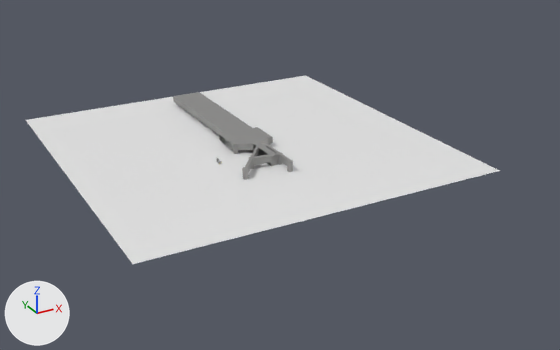
Two versions of the Blender file PPI_Pier5.blend, one commit apart.
Camera for both pictures: a 50 mm camera at (-359.0, -665.0, 320.0) aimed at (25.0, 33.0, -29.0). Lighting does not change. The marker at lower left points along +X, +Y and +Z.

The older version as bpy lines, for what is in view:
```python
me_plane = bpy.data.meshes.new('Plane')
me_plane.from_pydata(...)  # 769 vertices, 482 faces, 7 loose edges; spans x -11.1..6.0, y -1.2..1.0, z -0.2..11.5
me_plane.materials.append(mat_steel_wall)  # its picture is missing
me_plane_004 = bpy.data.meshes.new('Plane.004')
me_plane_004.from_pydata([(-3.17, -3.17, 0.0), (3.17, -3.17, 0.0), (-3.17, 3.17, 0.0), (3.17, 3.17, 0.0)], [], [(0, 1, 3, 2)])
me_plane_004.materials.append(mat_cracked_concrete)  # its picture is missing
ob_ground = bpy.data.objects.new('Ground', me_plane_004)
ob_ground.location = (0.0, 73.34, 0.0)
ob_ground.scale = (62.7, 62.7, 0.314)
ob_pier5 = bpy.data.objects.new('Pier5', None)
ob_pier5.location = (0.0, 0.0, 0.0)
ob_pier5.show_instancer_for_render = False
ob_pier5.instance_type = 'COLLECTION'
ob_pier5.instance_collection = col_pier5
ob_pier5_001 = bpy.data.objects.new('Pier5.001', me_plane)
ob_pier5_001.parent = ob_ground
ob_pier5_001.matrix_parent_inverse = Matrix(((0.0159, 0.0, 0.0, 0.0), (0.0, 0.0159, 0.0, -1.169), (0.0, 0.0, 3.188, 0.0), (0.0, 0.0, 0.0, 1.0)))
ob_pier5_001.location = (0.0, 120.0, 0.0)
ob_pier5_001.scale = (4.0, 120.0, 1.0)
```
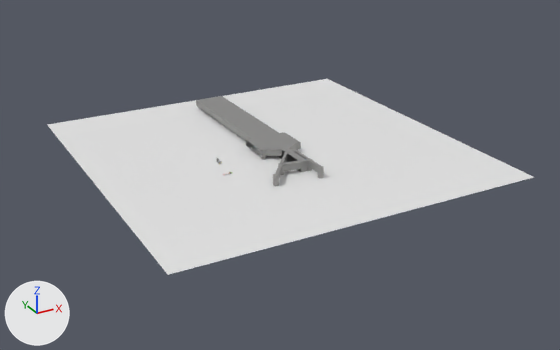
ob_ground is not drawn itself; it is the parent of ob_plane_007, ob_plane_006, ob_plane_005, ob_plane_004, ob_plane_003, ob_plane_000, ob_plane_002, ob_plane_001.

Changed parts and their boxes (x1, y1, x2, y2) in the pictures (560 x 350 px):
```json
{"object": "Pier5", "change": "moved", "before": [26, 75, 500, 264], "after": [48, 79, 534, 275]}
```

The change, as JSON lines over the scene's bpy script:
```json
{"block": "me_plane_004", "where": "me_plane_004.from_pydata(...)  # 4 vertices, 1 face; spans x -3.17..3.17, y -3.17..3.17, z 0.0"}
{"block": "me_plane_004", "where": "# used by ob_ground; location = (0.0, 73.34, 0.0); scale = (62.7, 62.7, 0.314)"}
{"block": "me_plane_004", "change": "me_plane_004 part 1: the whole mesh is moved by (0.3, 0.7, 0.01)"}
{"op": "set", "path": "ob_ground.location", "old": "(0.0, 73.34, 0.0)", "new": "(0.0, 0.0, 0.0)"}
{"op": "set", "path": "ob_pier5_001.matrix_parent_inverse", "old": "Matrix(((0.0159, 0.0, 0.0, 0.0), (0.0, 0.0159, 0.0, -1.169), (0.0, 0.0, 3.188, 0.0), (0.0, 0.0, 0.0, 1.0)))", "new": "Matrix(((0.0159, 0.0, 0.0, 0.303), (0.0, 0.0159, 0.0, -0.469), (0.0, 0.0, 3.188, 0.00637), (0.0, 0.0, 0.0, 1.0)))"}
```
